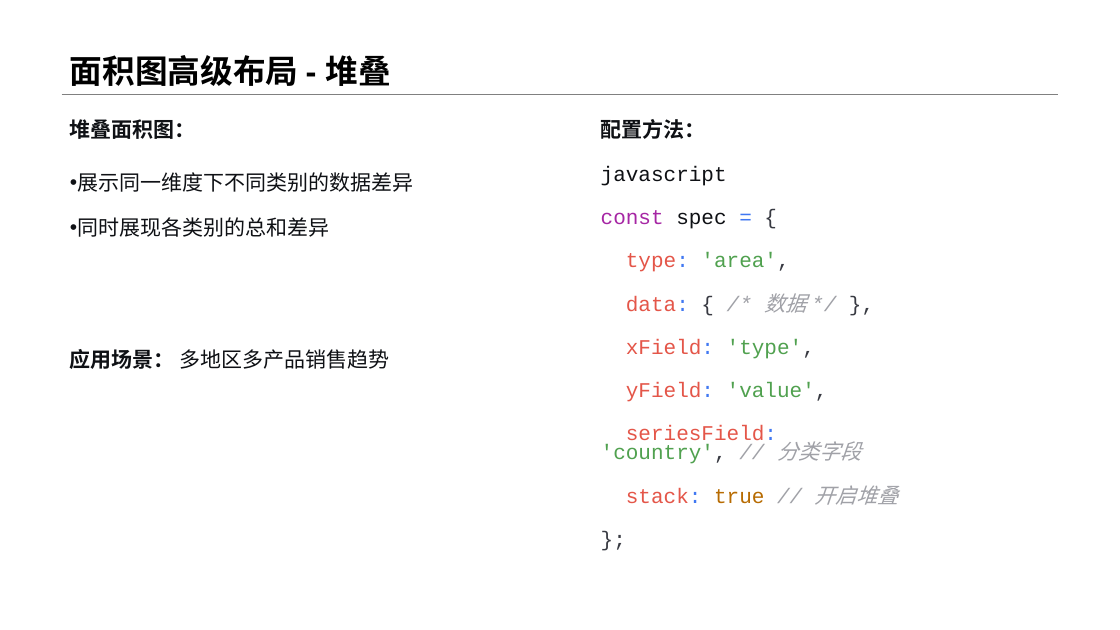
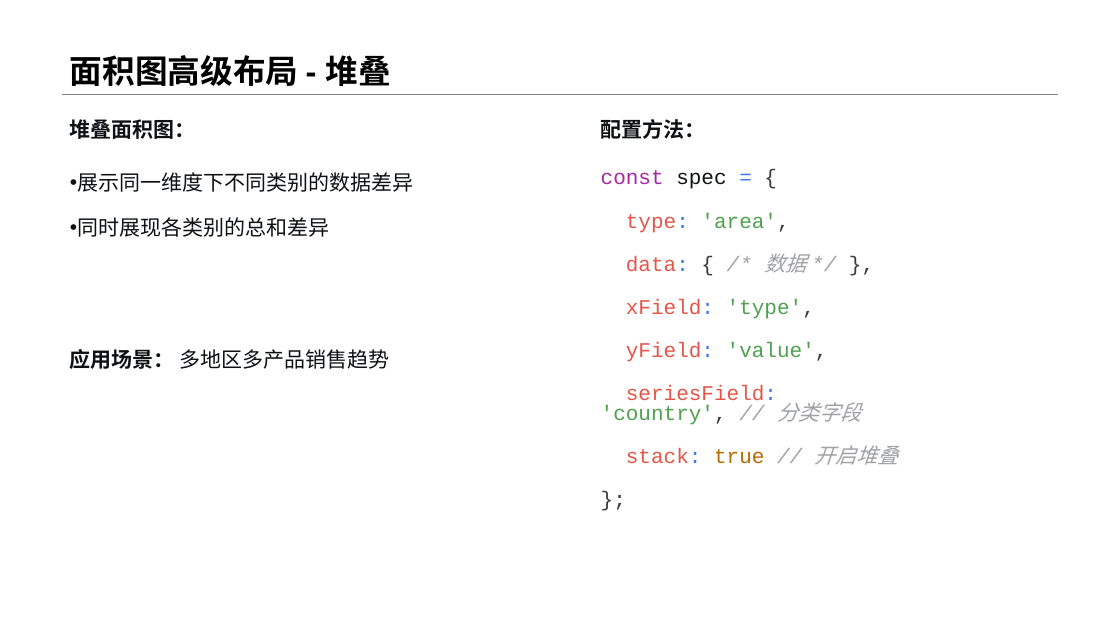
Before and after one commit to menglin1997/vchartCourse, a slide deck: slide 4 of code/Chapter 3 - Vchart Type/18-LineAndAreaAdvanced/18-LineAndAreaAdvanced.pptx. Drawn at 1120x630 pixels with LibreOffice and Linux fonts; fonts in the diff are those of the drawing. Boxes give left, top, right and bottom in pixels: in the first picture for what was removed or moved away, otherwise in the second. Text is boxed around its words. In the diff, an @@ line names an element or a change of style, - is before the commit and + after.

```diff
--- a/code/Chapter 3 - Vchart Type/18-LineAndAreaAdvanced/18-LineAndAreaAdvanced.pptx
+++ b/code/Chapter 3 - Vchart Type/18-LineAndAreaAdvanced/18-LineAndAreaAdvanced.pptx
@@ text at (601, 166, 727, 186): paragraph removed @@
-javascript
```
Also in this commit, not shown: 2 other slides changed, 2 slides removed, 3 other files.
